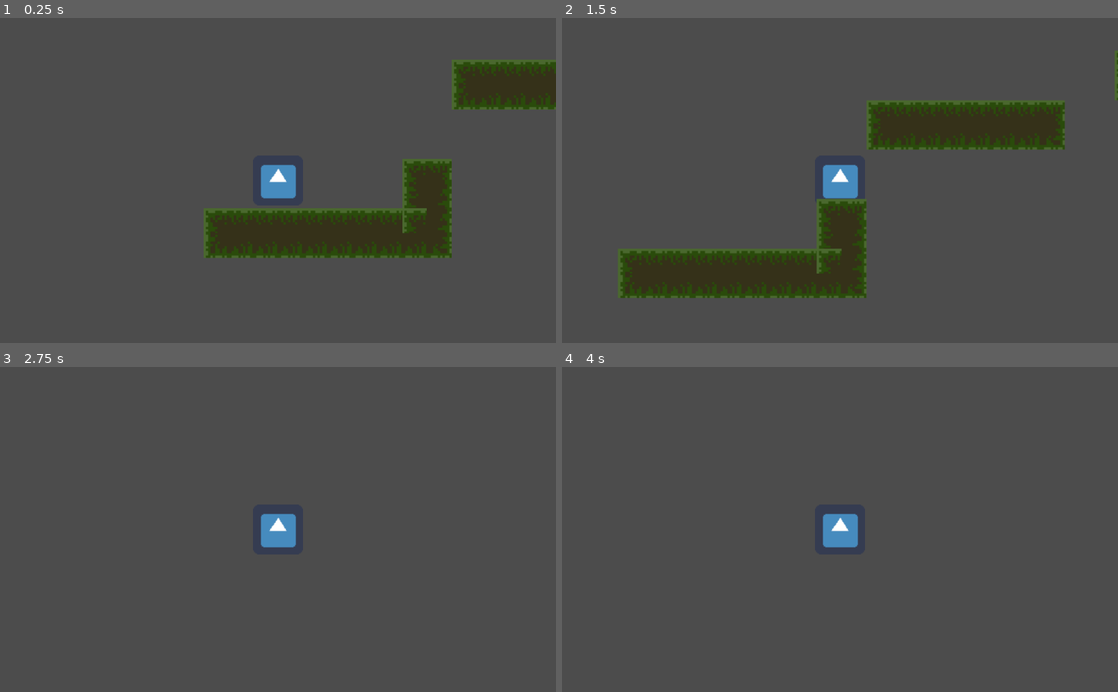
Above: before the commit, frames 1-4 (two rows, left to right).
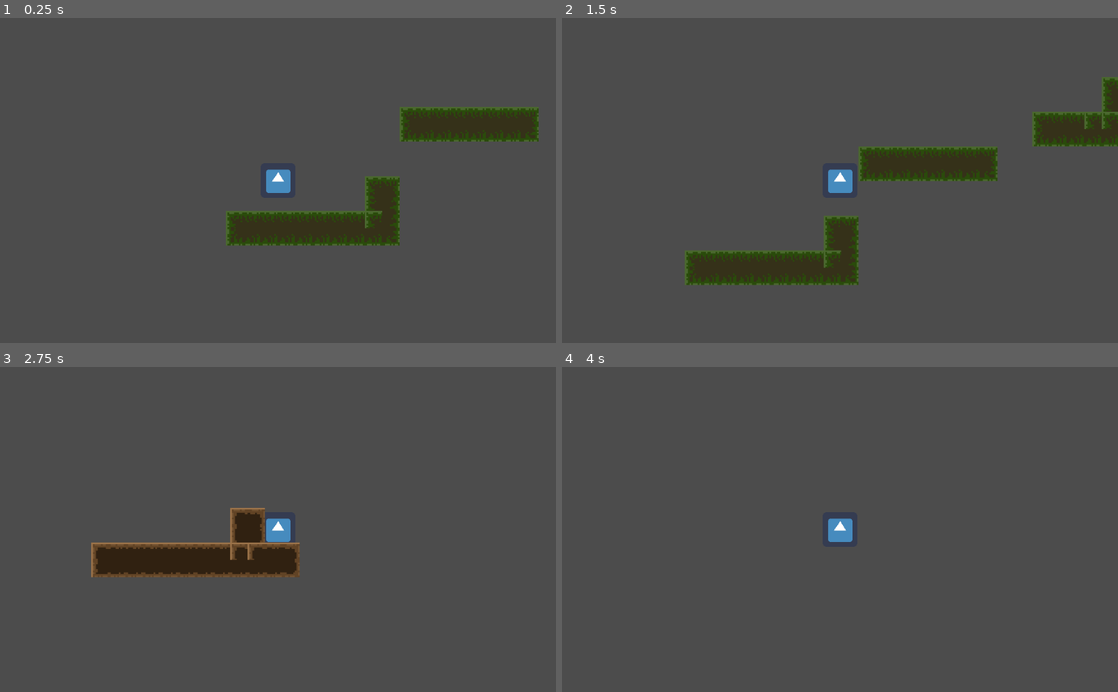
Above: after the commit, the same moments.

Repository: AeolusFS/Seal
Game: Godot game, scene res://Scene/World.tscn
Same seed, same stepped clock (60 frames per second), same inputs: the game is played once before the commit and once after it. The engine's default icon, where the game draws it, is replaced by a stand-in: a white triangle on a blue panel in a dark square.
Inputs:
- Up to frame 1 (0.25 s): no input
- Up to frame 2 (1.5 s): hold Z (Key_Z, bound only after the commit) 0.53-1.28 s; hold Right (ui_right) from 0.53 s (still down); tap Up (ui_up) at 0.77 s; tap Z (Key_Z, bound only after the commit) at 1.35 s
- Up to frame 3 (2.75 s): tap Up (ui_up) at 1.52 s; release Right (ui_right) at 2.03 s; hold Left (ui_left) from 2.03 s (still down); hold Z (Key_Z, bound only after the commit) from 2.03 s (still down)
- Up to frame 4 (4 s): release Left (ui_left) at 2.78 s; release Z (Key_Z, bound only after the commit) at 2.78 s; hold Right (ui_right) from 2.78 s (still down); tap Z (Key_Z, bound only after the commit) at 2.85 s; tap Up (ui_up) at 3.02, 3.77 s; tap Enter at 3.5 s; hold Z (Key_Z, bound only after the commit) from 3.53 s (still down)

The runs differ from the first frame. In frame 1, 12% of the frame differs, in the area x 36-100%, y 12-74%; in frame 2, 14%, in the area x 10-100%, y 10-87%; in frame 3, 4.9%; in frame 4, 0.4%.

Commit message:
change_world

Diff:
--- /dev/null
+++ b/Seals/Scene/World.gd
@@ -0,0 +1,32 @@
+extends Node
+
+
+# Declare member variables here. Examples:
+# var a = 2
+# var b = "text"
+var Outer = true
+onready var inner_tile = $Inner
+onready var outer_tile = $Outer
+
+func _ready():
+	remove_child($Outer)
+	remove_child($Inner)
+	add_child(outer_tile)
+
+func _input(event):
+	if event.is_action_pressed("Key_Z"):
+		if (Outer):
+			add_child(inner_tile)
+			remove_child(outer_tile)
+			inner_tile.show()
+			Outer = false
+		else:
+			add_child(outer_tile)
+			remove_child(inner_tile)
+			outer_tile.show()
+			Outer = true
+
+
+# Called every frame. 'delta' is the elapsed time since the previous frame.
+#func _process(delta):
+#	pass
--- a/Seals/Scene/World.tscn
+++ b/Seals/Scene/World.tscn
@@ -1,8 +1,10 @@
-[gd_scene load_steps=25 format=2]
+[gd_scene load_steps=37 format=2]
 
 [ext_resource path="res://icon.png" type="Texture" id=1]
 [ext_resource path="res://Script/Player.gd" type="Script" id=2]
 [ext_resource path="res://Environment/grass.png" type="Texture" id=3]
+[ext_resource path="res://Environment/dirt.png" type="Texture" id=4]
+[ext_resource path="res://Scene/World.gd" type="Script" id=5]
 
 [sub_resource type="RectangleShape2D" id=31]
 extents = Vector2( 24, 24 )
@@ -199,7 +201,110 @@
 } ]
 9/z_index = 0
 
+[sub_resource type="ConvexPolygonShape2D" id=32]
+points = PoolVector2Array( 0, 0, 32, 0, 32, 32, 0, 32 )
+
+[sub_resource type="ConvexPolygonShape2D" id=33]
+points = PoolVector2Array( 0, 0, 32, 0, 32, 32, 0, 32 )
+
+[sub_resource type="ConvexPolygonShape2D" id=34]
+points = PoolVector2Array( 0, 0, 32, 0, 32, 32, 0, 32 )
+
+[sub_resource type="ConvexPolygonShape2D" id=35]
+points = PoolVector2Array( 0, 0, 32, 0, 32, 32, 0, 32 )
+
+[sub_resource type="ConvexPolygonShape2D" id=36]
+points = PoolVector2Array( 0, 0, 32, 0, 32, 32, 0, 32 )
+
+[sub_resource type="ConvexPolygonShape2D" id=37]
+points = PoolVector2Array( 0, 0, 32, 0, 32, 32, 0, 32 )
+
+[sub_resource type="ConvexPolygonShape2D" id=38]
+points = PoolVector2Array( 0, 0, 32, 0, 32, 32, 0, 32 )
+
+[sub_resource type="ConvexPolygonShape2D" id=39]
+points = PoolVector2Array( 0, 0, 32, 0, 32, 32, 0, 32 )
+
+[sub_resource type="ConvexPolygonShape2D" id=40]
+points = PoolVector2Array( 0, 0, 32, 0, 32, 32, 0, 32 )
+
+[sub_resource type="TileSet" id=41]
+0/name = "dirt.png 0"
+0/texture = ExtResource( 4 )
+0/tex_offset = Vector2( 0, 0 )
+0/modulate = Color( 1, 1, 1, 1 )
+0/region = Rect2( 0, 0, 96, 96 )
+0/tile_mode = 1
+0/autotile/bitmask_mode = 0
+0/autotile/bitmask_flags = [ Vector2( 0, 0 ), 256, Vector2( 0, 1 ), 260, Vector2( 0, 2 ), 4, Vector2( 1, 0 ), 320, Vector2( 1, 1 ), 325, Vector2( 1, 2 ), 5, Vector2( 2, 0 ), 64, Vector2( 2, 1 ), 65, Vector2( 2, 2 ), 1 ]
+0/autotile/icon_coordinate = Vector2( 0, 0 )
+0/autotile/tile_size = Vector2( 32, 32 )
+0/autotile/spacing = 0
+0/autotile/occluder_map = [  ]
+0/autotile/navpoly_map = [  ]
+0/autotile/priority_map = [  ]
+0/autotile/z_index_map = [  ]
+0/occluder_offset = Vector2( 0, 0 )
+0/navigation_offset = Vector2( 0, 0 )
+0/shapes = [ {
+"autotile_coord": Vector2( 0, 0 ),
+"one_way": false,
+"one_way_margin": 1.0,
+"shape": SubResource( 32 ),
+"shape_transform": Transform2D( 1, 0, 0, 1, 0, 0 )
+}, {
+"autotile_coord": Vector2( 1, 0 ),
+"one_way": false,
+"one_way_margin": 1.0,
+"shape": SubResource( 33 ),
+"shape_transform": Transform2D( 1, 0, 0, 1, 0, 0 )
+}, {
+"autotile_coord": Vector2( 2, 0 ),
+"one_way": false,
+"one_way_margin": 1.0,
+"shape": SubResource( 34 ),
+"shape_transform": Transform2D( 1, 0, 0, 1, 0, 0 )
+}, {
+"autotile_coord": Vector2( 0, 1 ),
+"one_way": false,
+"one_way_margin": 1.0,
+"shape": SubResource( 35 ),
+"shape_transform": Transform2D( 1, 0, 0, 1, 0, 0 )
+}, {
+"autotile_coord": Vector2( 1, 1 ),
+"one_way": false,
+"one_way_margin": 1.0,
+"shape": SubResource( 36 ),
+"shape_transform": Transform2D( 1, 0, 0, 1, 0, 0 )
+}, {
+"autotile_coord": Vector2( 2, 1 ),
+"one_way": false,
+"one_way_margin": 1.0,
+"shape": SubResource( 37 ),
+"shape_transform": Transform2D( 1, 0, 0, 1, 0, 0 )
+}, {
+"autotile_coord": Vector2( 2, 2 ),
+"one_way": false,
+"one_way_margin": 1.0,
+"shape": SubResource( 38 ),
+"shape_transform": Transform2D( 1, 0, 0, 1, 0, 0 )
+}, {
+"autotile_coord": Vector2( 1, 2 ),
+"one_way": false,
+"one_way_margin": 1.0,
+"shape": SubResource( 39 ),
+"shape_transform": Transform2D( 1, 0, 0, 1, 0, 0 )
+}, {
+"autotile_coord": Vector2( 0, 2 ),
+"one_way": false,
+"one_way_margin": 1.0,
+"shape": SubResource( 40 ),
+"shape_transform": Transform2D( 1, 0, 0, 1, 0, 0 )
+} ]
+0/z_index = 0
+
 [node name="World" type="Node"]
+script = ExtResource( 5 )
 
 [node name="Player" type="KinematicBody2D" parent="."]
 position = Vector2( 288, 160 )
@@ -216,10 +321,16 @@
 
 [node name="Camera2D" type="Camera2D" parent="Player"]
 current = true
-zoom = Vector2( 0.7, 0.7 )
-
-[node name="TileMap" type="TileMap" parent="."]
+
+[node name="Outer" type="TileMap" parent="."]
 tile_set = SubResource( 1 )
 cell_size = Vector2( 32, 32 )
 format = 1
 tile_data = PoolIntArray( -131042, 9, 0, -131041, 9, 2, -65506, 9, 65536, -65505, 9, 65538, 26, 9, 0, 27, 9, 1, 28, 9,  …(863 unchanged characters)…
+
+[node name="Inner" type="TileMap" parent="."]
+visible = false
+tile_set = SubResource( 41 )
+cell_size = Vector2( 32, 32 )
+format = 1
+tile_data = PoolIntArray( 589838, 0, 0, 589839, 0, 2, 655374, 0, 65536, 655375, 0, 65538, 720902, 0, 0, 720903, 0, 1, 720904, 0, 1, 720905, 0, 1, 720906, 0, 1, 720907, 0, 1, 720908, 0, 1, 720909, 0, 1, 720910, 0, 0, 720911, 0, 0, 720912, 0, 1, 720913, 0, 2, 786438, 0, 131072, 786439, 0, 131073, 786440, 0, 131073, 786441, 0, 131073, 786442, 0, 131073, 786443, 0, 131073, 786444, 0, 131073, 786445, 0, 131073, 786446, 0, 131073, 786447, 0, 131073, 786448, 0, 131073, 786449, 0, 131074 )
--- a/Seals/Script/Player.gd
+++ b/Seals/Script/Player.gd
@@ -1,7 +1,7 @@
 extends KinematicBody2D
 
 var motion = Vector2()
-var gravity = 30
+var gravity = 20
 var jump = Vector2(0, -1)
 var jump_height = -700
 
@@ -15,6 +15,8 @@
 	else:
 		motion.x = 0
 
+
+
 	if is_on_floor():
 		if Input.is_action_pressed("ui_up"):
 			motion.y = jump_height
--- a/Seals/project.godot
+++ b/Seals/project.godot
@@ -19,6 +19,14 @@
 run/main_scene="res://Scene/World.tscn"
 config/icon="res://icon.png"
 
+[input]
+
+Key_Z={
+"deadzone": 0.5,
+"events": [ Object(InputEventKey,"resource_local_to_scene":false,"resource_name":"","device":0,"alt":false,"shift":false,"control":false,"meta":false,"command":false,"pressed":false,"scancode":90,"unicode":0,"echo":false,"script":null)
+ ]
+}
+
 [rendering]
 
 environment/default_environment="res://default_env.tres"
